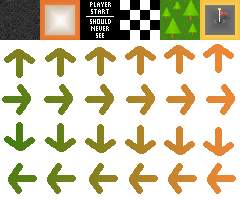
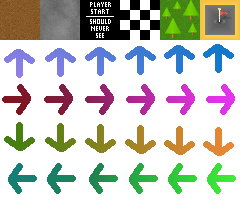
Layered file, before and after one edit (240 × 200). Changes by layer:
moved "Layer 3" above "Layer 4 copy", painted on it over [0, 0, 80, 40]
added layer "Layer 4 copy" above "Layer 2" over [0, 0, 80, 40]
painted on "Layer 2" over [2, 44, 236, 194]
